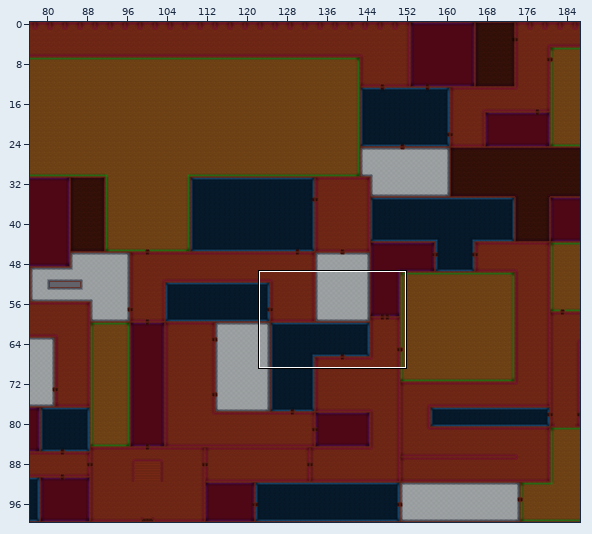
Tiled map -- Assets/Tiled/1F-M.tmx. Above, an overview of the earlier version with the close-up marked.
Close-up. Old version:
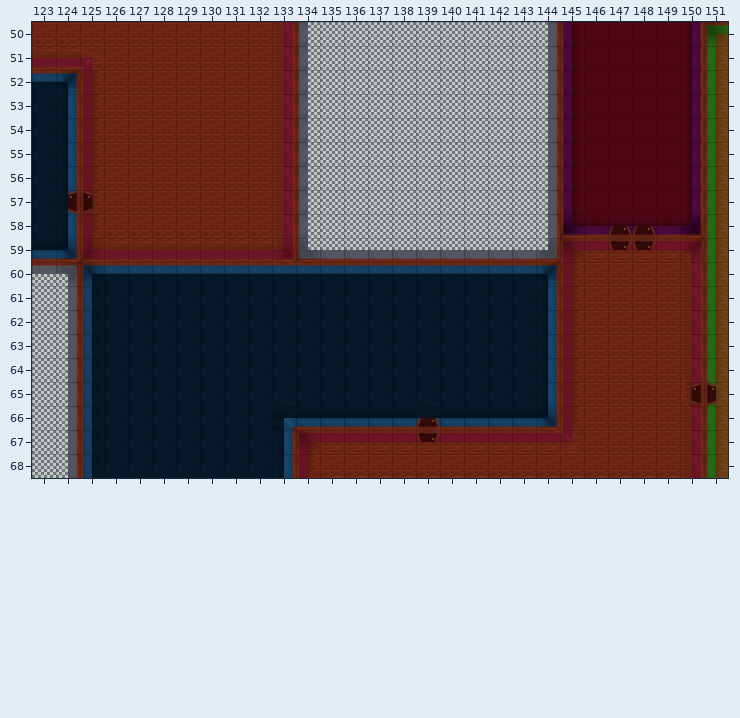
Cells are 128x128 px. Shown: x 123..151, y 50..68. The commit also changed other parts of the map, which this record leaves out.
And afterwards:
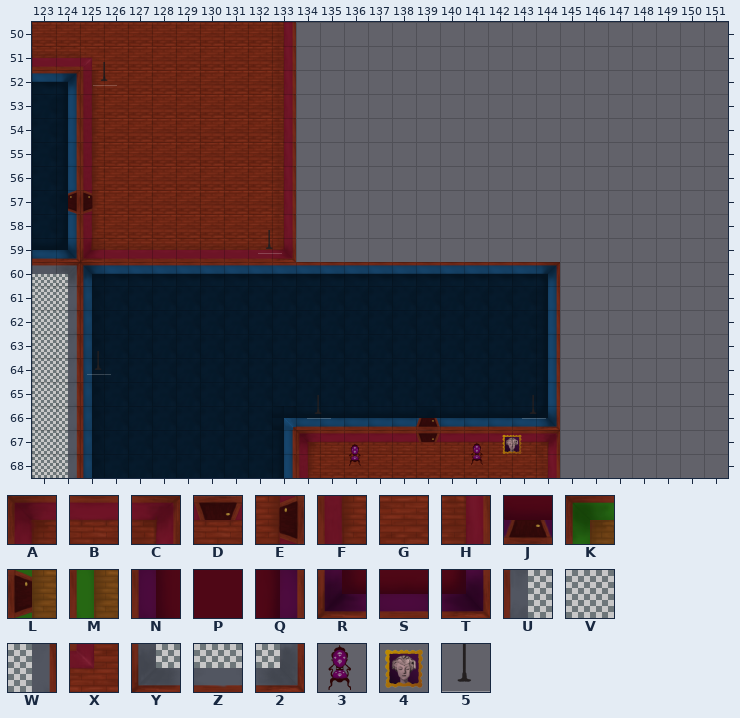
Key: from "Mansion": A 0 "HallInNW", B 1 "HallN", C 2 "HallInNE", D 7 "HallDoorN", E 8 "HallDoorE", F 20 "HallW", G 21 "HallFloor", H 22 "HallE", J 49 "Bed2DoorS", K 60 "RecInNW", L 66 "RecDoorW", M 80 "RecW", N 83 "Bed2W", P 84 "Bed2Floor", Q 85 "Bed2E", R 103 "Bed2InSW", S 104 "Bed2S", T 105 "Bed2InSE", U 140 "KitchenW", V 141 "KitchenFloor", W 142 "KitchenE", X 147 "HallOutNW", Y 160 "KitchenInSW", Z 161 "KitchenS", 2 162 "KitchenInSE"; from "Object_Tileset": 3 0, 4 5, 5 21.
_ is an empty cell.
Objects are placed by their top-left corner, in cells (3,4 is the top-left corner of cell 3,4); size is 1x1 cell unless given.
Edits made:
Layer "RoomLayout":
Tile B becomes tile C in row 67 at x 144.
Tile G becomes tile H in row 68 at x 144.
The edit erases tile 2 in row 59 at x 144.
The edit erases tile A in row 59 at x 145.
The edit erases tile B in row 59 at x 146 and 149.
The edit erases tile C in row 59 at x 150.
The edit erases tile D in row 59 at x 147 to 148.
The edit erases tile E in row 65 at x 150.
The edit erases tile F in rows 60 to 66 at x 145.
The edit erases tile G in rows 60 to 67 at x 146 to 149; in row 68 at x 145 to 149.
The edit erases tile H in rows 60 to 64 at x 150; in rows 66 to 68 at x 150.
The edit erases tile J in row 58 at x 147 to 148.
The edit erases tile K in row 50 at x 151.
The edit erases tile L in row 65 at x 151.
The edit erases tile M in rows 51 to 64 at x 151; in rows 66 to 68 at x 151.
The edit erases tile N in rows 50 to 57 at x 145.
The edit erases tile P in rows 50 to 57 at x 146 to 149.
The edit erases tile Q in rows 50 to 57 at x 150.
The edit erases tile R in row 58 at x 145.
The edit erases tile S in row 58 at x 146 and 149.
The edit erases tile T in row 58 at x 150.
The edit erases tile U in rows 50 to 58 at x 134.
The edit erases tile V in rows 50 to 58 at x 135 to 143.
The edit erases tile W in rows 50 to 58 at x 144.
The edit erases tile X in row 67 at x 145.
The edit erases tile Y in row 59 at x 134.
The edit erases tile Z in row 59 at x 135 to 143.
Layer "Chairs" (added):
A new object: 3 "Chair" at 141.1,67.5.
A new object: 3 "Chair" at 136,67.5.
Layer "Lamps" (added):
A new object: 5 "Lamp" at 125.5,51.7.
A new object: 5 "Lamp" at 132.4,58.7.
A new object: 5 "Lamp" at 125.3,63.7.
A new object: 5 "Lamp" at 143.4,65.5.
A new object: 5 "Lamp" at 134.5,65.5.
Layer "Paintings" (added):
A new object: 4 "Painting" at 142.5,67.1.
